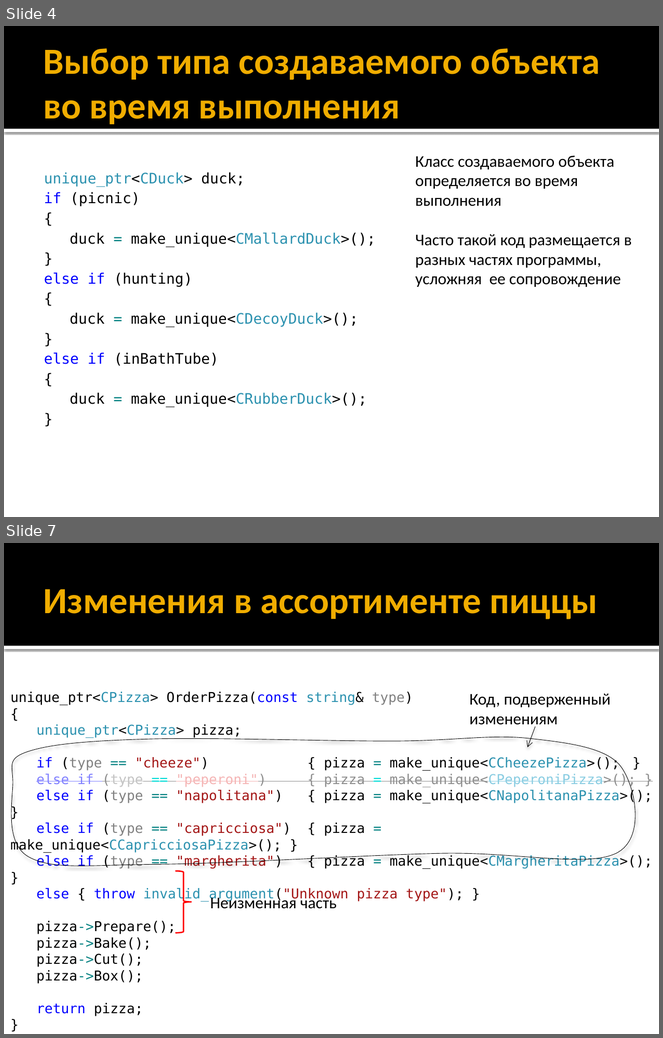
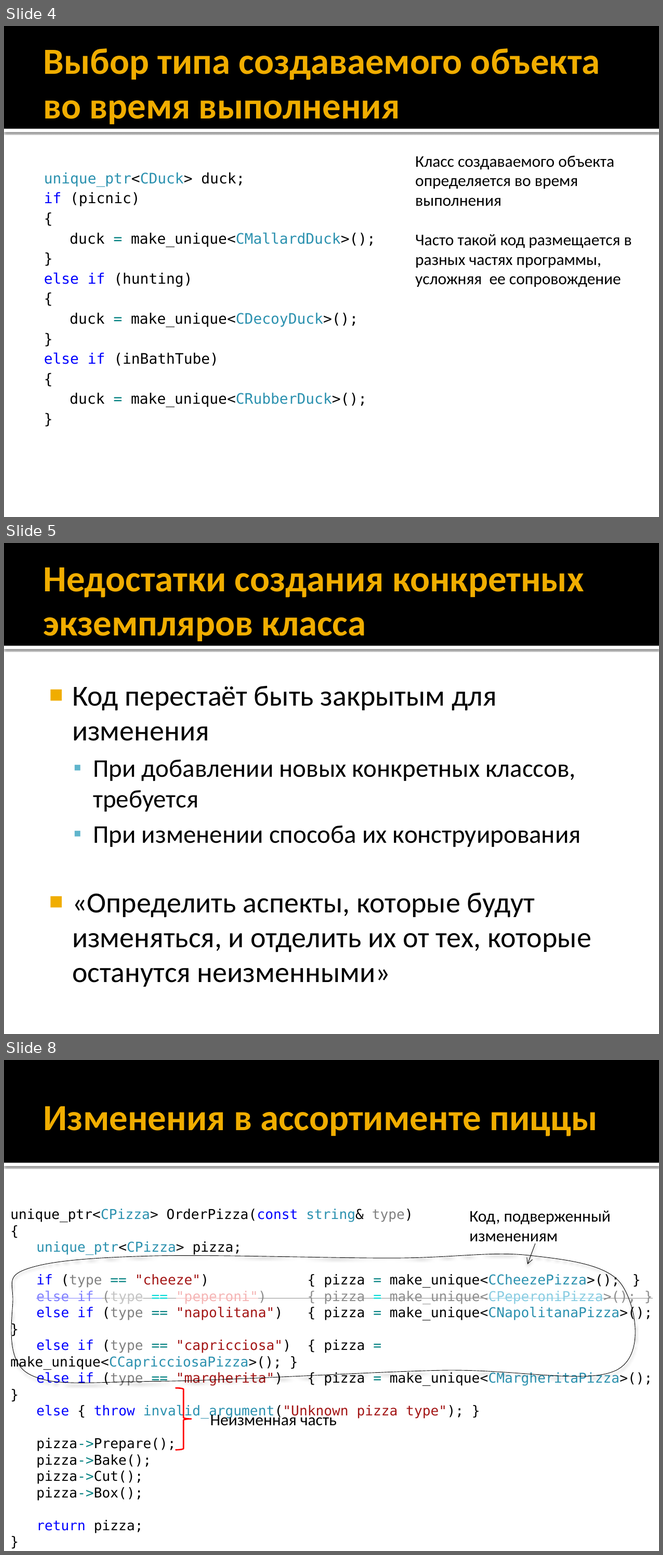
Before and after one commit to iv-sergius/ood, a slide deck: lectures/04.factory/factory.pptx. Shown one above the other, each under a label of ours: slides 4 and 7 before the commit, slides 4, 5 and 8 after it; the slides between them are not shown. The pictures are 663x1038 and 663x1555 pixels, drawn with LibreOffice and Linux fonts; fonts in the diff are those of the drawing. Boxes give left, top, right and bottom in pixels: in the first picture for what was removed or moved away, otherwise in the second. Text is boxed around its words. In the diff, an @@ line names an element or a change of style, - is before the commit and + after.

```diff
--- a/lectures/04.factory/factory.pptx
+++ b/lectures/04.factory/factory.pptx
@@ slide 5 added at (x1=4, y1=543, x2=659, y2=1034), background #FFFFFF; not listed: 2 template elements that a slide beside it also shows @@
@@ title added at (x1=44, y1=567, x2=584, y2=641), 40.5 pt, text #F0AD00, bold @@
+Недостатки создания конкретных экземпляров класса
@@ text added at (x1=72, y1=686, x2=591, y2=987), 32 pt, text #000000 @@
+■ Код перестаёт быть закрытым для изменения
+  ▪ При добавлении новых конкретных классов, требуется
+  ▪ При изменении способа их конструирования
+■ «Определить аспекты, которые будут изменяться, и отделить их от тех, которые останутся неизменными»
@@ what was slide 7 is now slide 8 @@
```
Also in this commit, not shown: 6 slides changed, 7 other slides added, 1 slide removed.
